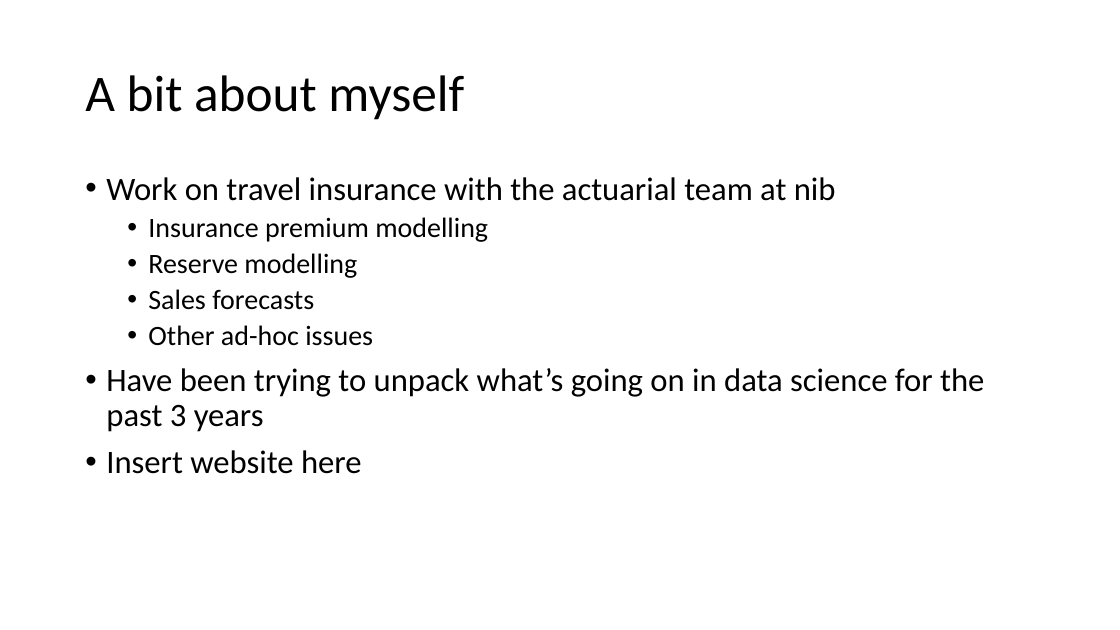
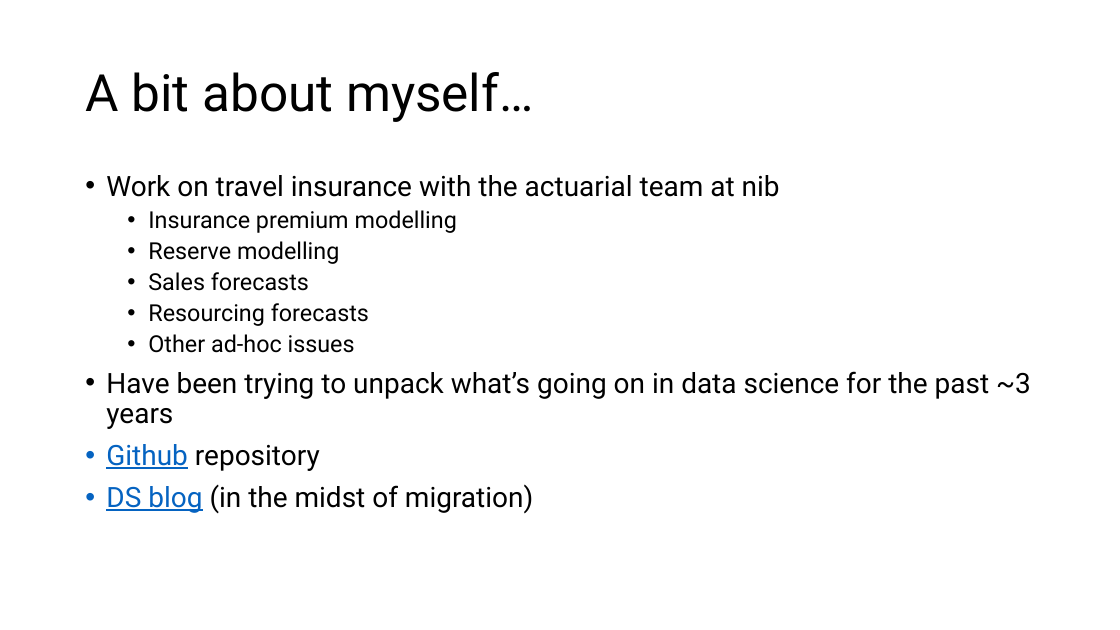
Before and after one commit to jtsw1990/datascience-eda-prezo, a slide deck: slide 2 of Problem Formulation & EDA.pptx. Drawn at 1120x630 pixels with LibreOffice and Linux fonts; fonts in the diff are those of the drawing. Boxes give left, top, right and bottom in pixels: in the first picture for what was removed or moved away, otherwise in the second. Text is boxed around its words. In the diff, an @@ line names an element or a change of style, - is before the commit and + after.

```diff
--- a/Problem Formulation & EDA.pptx
+++ b/Problem Formulation & EDA.pptx
@@ title at <box>85,72,533,122</box>: text changed; font Calibri to Roboto @@
-A bit about myself
+A bit about myself…
@@ text at <box>106,175,780,353</box>: size 28 to 24 pt in "Work on travel insurance with the actuarial ..."; font Calibri to Roboto in "Work on travel insurance with the actuarial ...", "Insurance premium modelling", "Reserve modelling", "Sales forecasts" and 1 more places; size 24 to 20 pt in "Insurance premium modelling", "Reserve modelling", "Sales forecasts", "Other ad-hoc issues" @@
@@ text at <box>148,303,369,326</box>: paragraph added @@
+  • Resourcing forecasts
@@ text at <box>106,371,1031,513</box>: text changed; size 28 to 24 pt; font Calibri to Roboto @@
-• Have been trying to unpack what’s going on in data science for the past 3 years
-• Insert website here
+• Have been trying to unpack what’s going on in data science for the past ~3 years
+• Github repository
+• DS blog (in the midst of migration)
```
Also in this commit, not shown: 9 other slides changed, 6 slides added, 1 slide removed, 1 other file.
